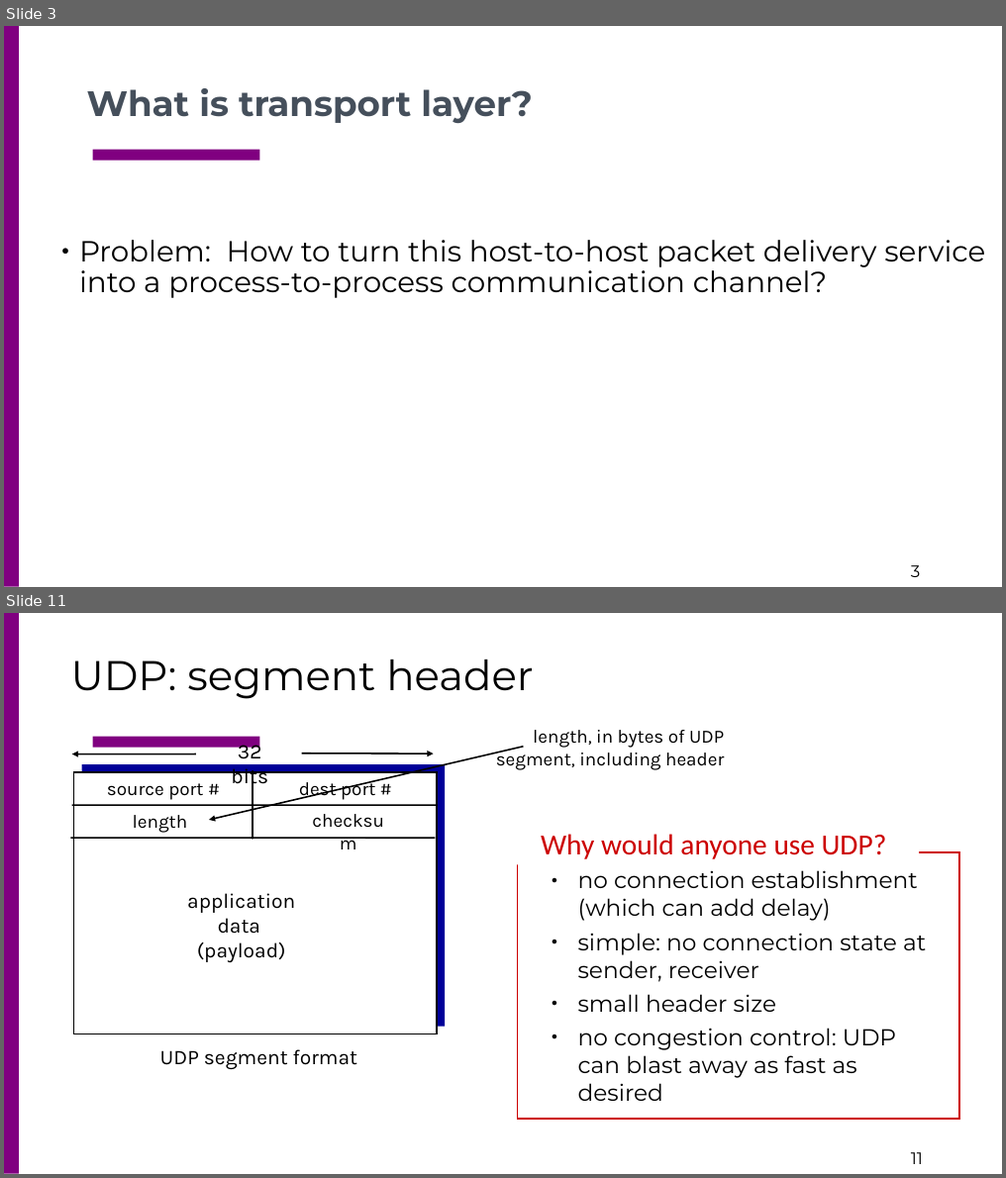
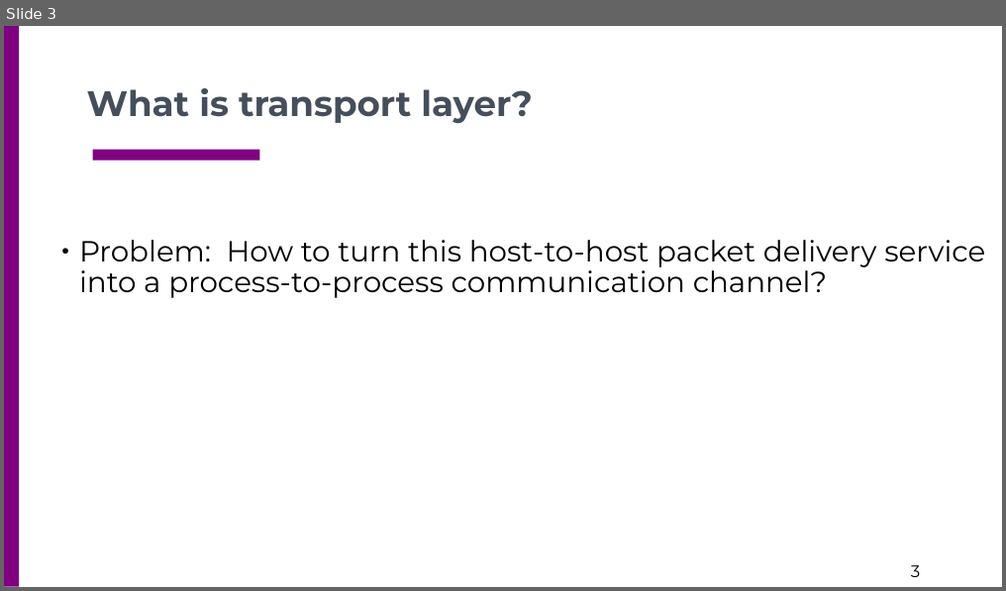
Before and after one commit to csc4200/csc4200.github.io, a slide deck: docs/lectures_source/class_slides-21.odp. Shown one above the other, each under a label of ours: slides 3 and 11 before the commit, slide 3 after it; the slides between them are not shown. The pictures are 1006x1178 and 1006x591 pixels, drawn with LibreOffice and Linux fonts; fonts in the diff are those of the drawing. Boxes give left, top, right and bottom in pixels: in the first picture for what was removed or moved away, otherwise in the second. Text is boxed around its words. In the diff, an @@ line names an element or a change of style, - is before the commit and + after.

```diff
--- a/docs/lectures_source/class_slides-21.odp
+++ b/docs/lectures_source/class_slides-21.odp
@@ slide 11 removed at (4,613,1002,1174), background #FFFFFF; not listed: 3 template elements that a slide beside it also shows @@
@@ title removed at (71,660,533,699) @@
-UDP: segment header
@@ text removed at (496,730,724,770) @@
-length, in bytes of UDP segment, including header
@@ arrow removed from (195, 755) to (72, 755) @@
@@ arrow removed from (523, 747) to (209, 820) @@
@@ text removed at (231,740,268,789) @@
-32 bits
@@ arrow removed from (303, 754) to (434, 754) @@
@@ rectangle removed at (73,772,437,1035) @@
@@ rectangle removed at (82,765,445,1027) @@
@@ text removed at (107,783,203,800) @@
-source port #
@@ line removed from (252, 805) to (252, 772) @@
@@ text removed at (299,780,375,800) @@
-dest port #
@@ line removed from (73, 805) to (436, 805) @@
@@ text removed at (133,815,188,833) @@
-length
@@ line removed from (252, 839) to (252, 806) @@
@@ text removed at (297,805,399,835) @@
-checksum
@@ line removed from (71, 839) to (435, 839) @@
@@ text removed at (541,834,887,860) @@
-Why would anyone use UDP?
@@ rectangle removed at (518,853,959,1119) @@
@@ text removed at (578,870,926,1101) @@
-● no connection establishment (which can add delay)
-● simple: no connection state at sender, receiver
-● small header size
-● no congestion control: UDP can blast away as fast as desired
@@ text removed at (187,893,295,962) @@
-application
-data
-(payload)
@@ text removed at (160,1050,357,1069) @@
-UDP segment format
```
Also in this commit, not shown: 2 slides changed, 1 slide added, 9 other slides removed, 7 other files.
